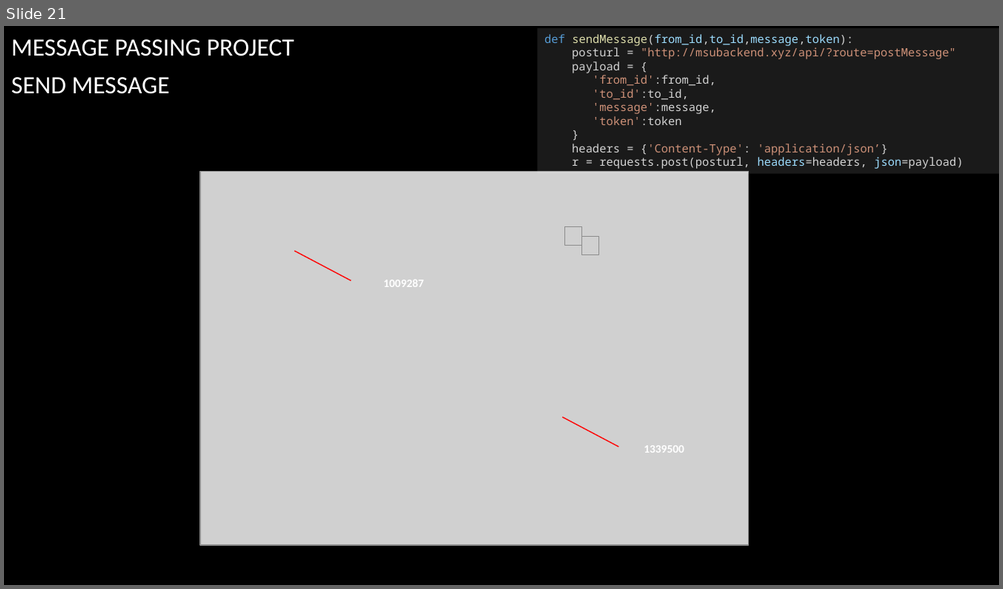
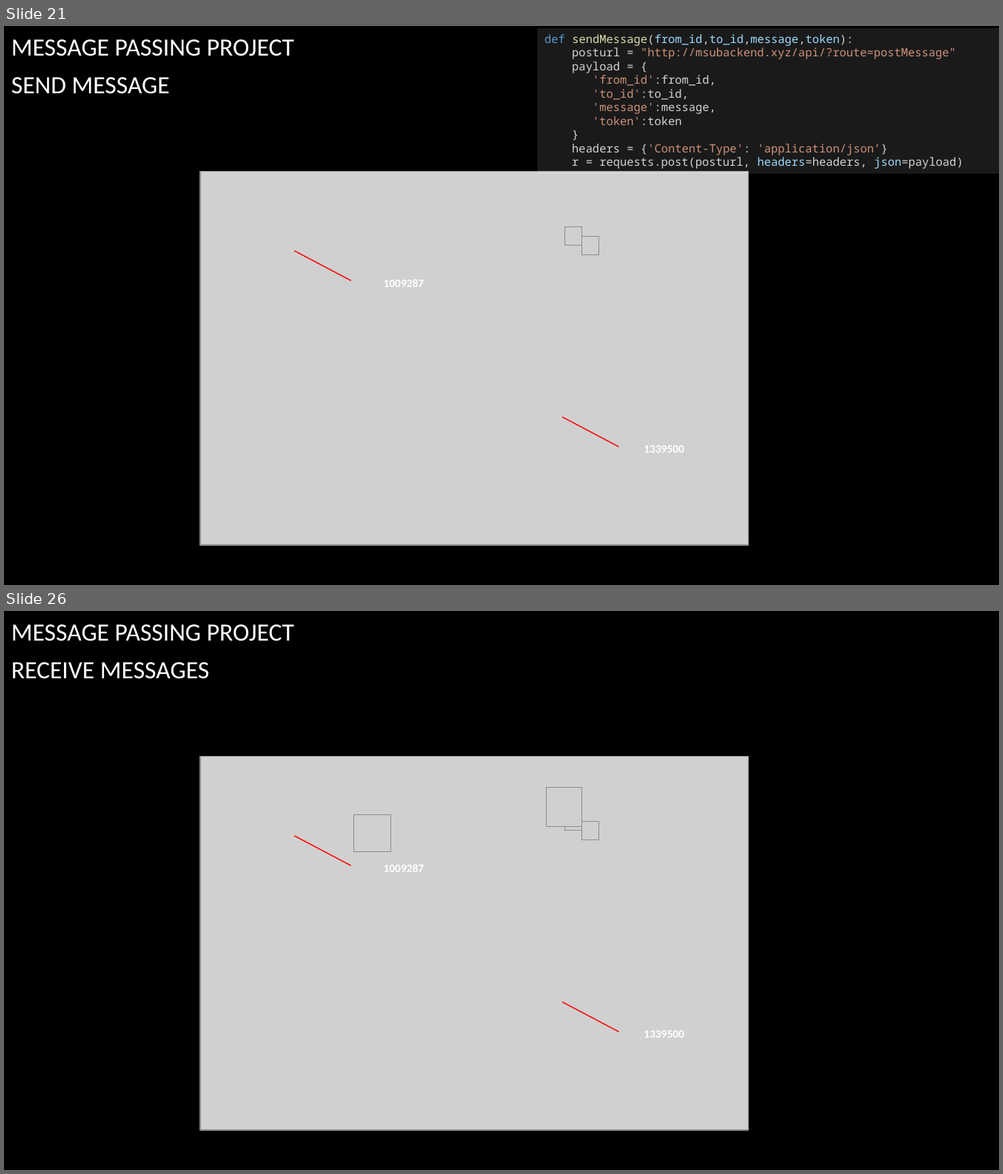
Before and after one commit to rugbyprof/4663-Cryptography, a slide deck: Resources/encrypted_messages_project.pptx. Shown one above the other, each under a label of ours: slide 21 before the commit, slides 21 and 26 after it; the slides between them are not shown. The pictures are 1003x589 and 1003x1174 pixels, drawn with LibreOffice and Linux fonts; fonts in the diff are those of the drawing; grey boxes stand for pictures; background and template pictures are left out. Boxes give left, top, right and bottom in pixels: in the first picture for what was removed or moved away, otherwise in the second. Text is boxed around its words. In the diff, an @@ line names an element or a change of style, - is before the commit and + after.

```diff
--- a/Resources/encrypted_messages_project.pptx
+++ b/Resources/encrypted_messages_project.pptx
@@ slide 26 added at (4, 611, 999, 1170), background #000000 @@
@@ text added at (11, 624, 294, 641), 24 pt, text #FFFFFF @@
+MESSAGE PASSING PROJECT
@@ text added at (11, 662, 209, 679), 24 pt, text #FFFFFF @@
+RECEIVE MESSAGES
@@ picture added at (200, 757, 748, 1131) @@
@@ picture added at (546, 788, 581, 826) @@
@@ picture added at (354, 815, 391, 852) @@
@@ picture added at (565, 812, 582, 830) @@
@@ picture added at (582, 821, 600, 840) @@
@@ line added from (294, 836) to (351, 866), #FF0000 1 pt @@
@@ text added at (384, 865, 424, 872), 11 pt, text #FFFFFF, bold @@
+1009287
@@ line added from (562, 1002) to (619, 1033), #FF0000 1 pt @@
@@ text added at (643, 1031, 684, 1038), 11 pt, text #FFFFFF, bold @@
+1339500
```
Also in this commit, not shown: 10 slides changed, 3 other slides added, 7 other files.
